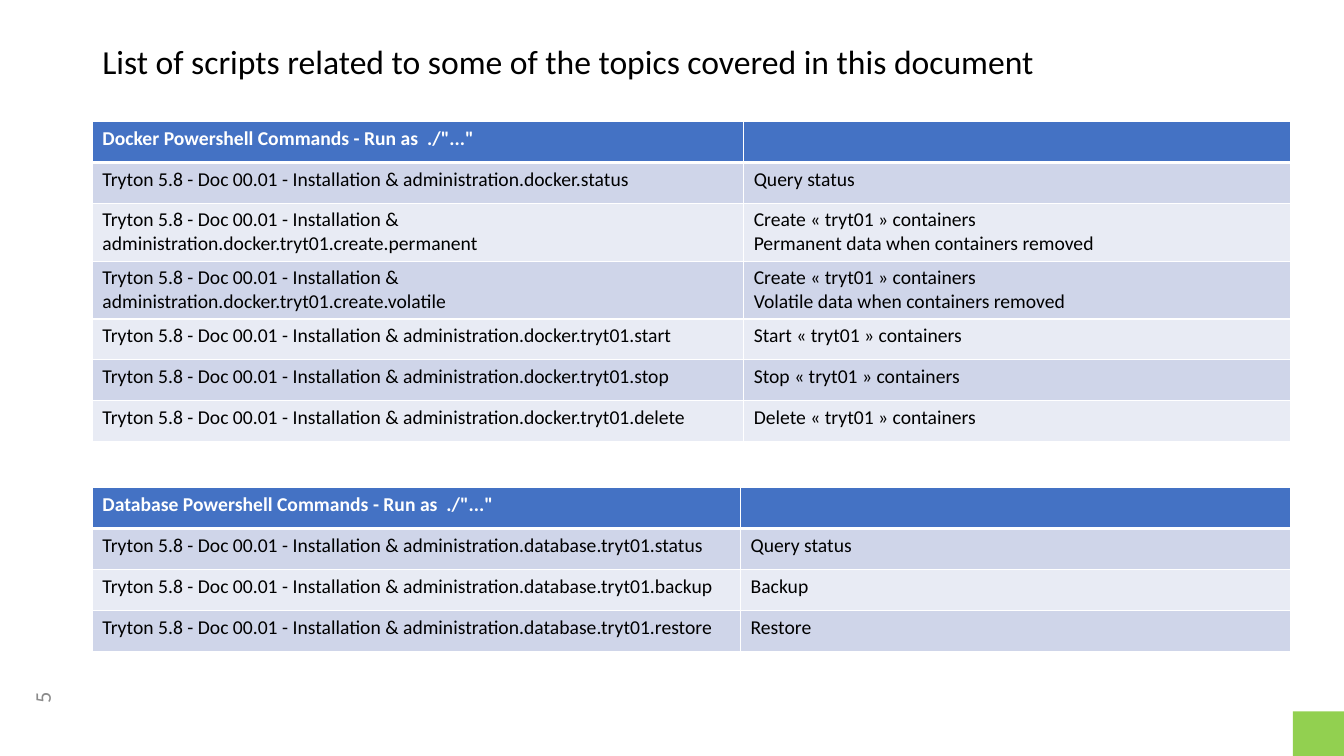
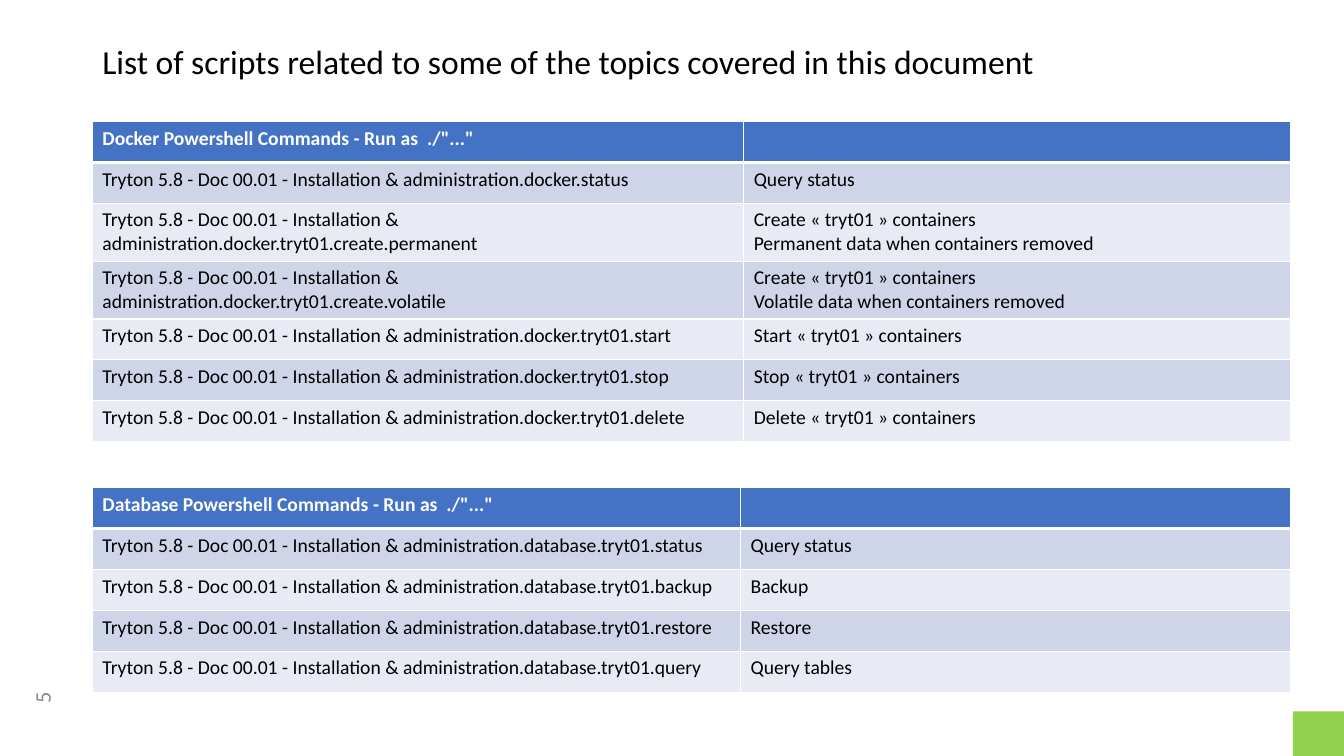
Before and after one commit to clixwise/tryton-by-example, a slide deck: slide 5 of Tryton 5.8 - Doc 00.01 - Installation & administration.pptx. Drawn at 1344x756 pixels with LibreOffice and Linux fonts; fonts in the diff are those of the drawing. Boxes give left, top, right and bottom in pixels: in the first picture for what was removed or moved away, otherwise in the second. Text is boxed around its words. In the diff, an @@ line names an element or a change of style, - is before the commit and + after.

```diff
--- a/Tryton 5.8 - Doc 00.01 - Installation & administration.pptx
+++ b/Tryton 5.8 - Doc 00.01 - Installation & administration.pptx
@@ table at (93,488,1292,693) @@
+row 5: Tryton 5.8 - Doc 00.01 - Installation & administration.database.tryt01.query | Query tables
```
Also in this commit, not shown: 1 other slide changed, 5 other files.
